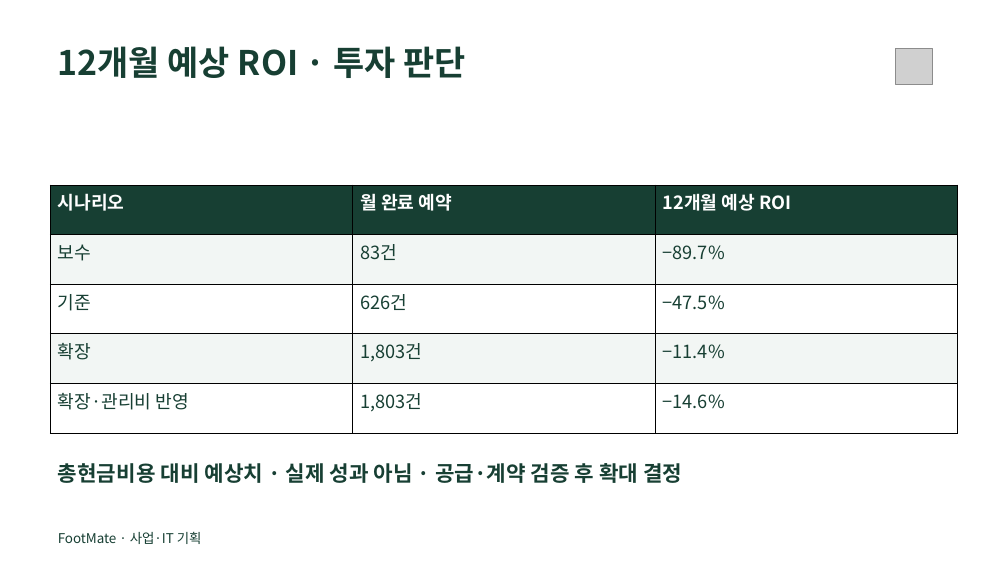
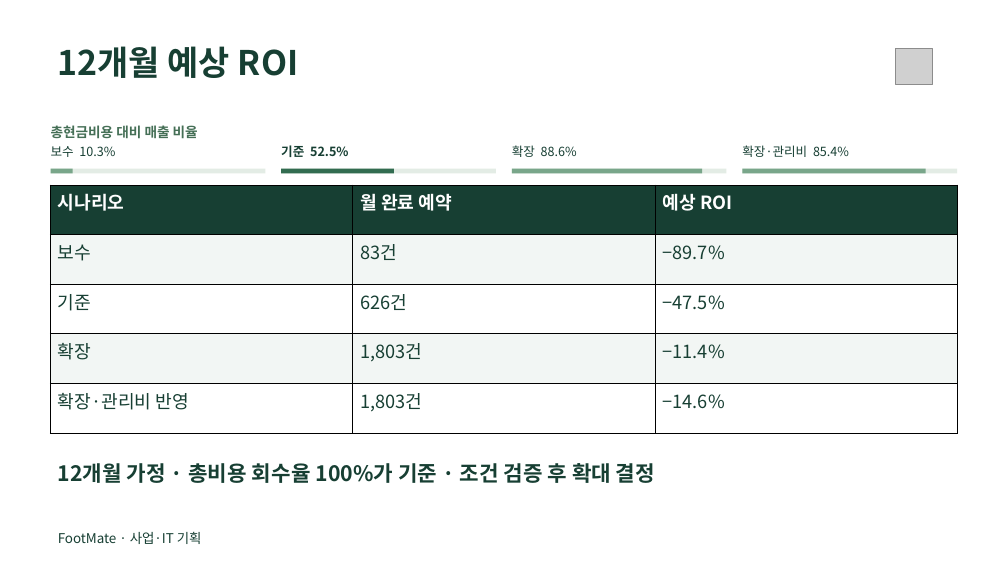
Before and after one commit to dohyunkimmm/footmate, a slide deck: slide 9 of src/case-study/downloads/footmate_report.pptx. Drawn at 1008x567 pixels with LibreOffice and Linux fonts; fonts in the diff are those of the drawing; grey boxes stand for pictures. Boxes give left, top, right and bottom in pixels: in the first picture for what was removed or moved away, otherwise in the second. Text is boxed around its words. In the diff, an @@ line names an element or a change of style, - is before the commit and + after.

```diff
--- a/src/case-study/downloads/footmate_report.pptx
+++ b/src/case-study/downloads/footmate_report.pptx
@@ text at (58,46,298,78): text changed @@
-12개월 예상 ROI · 투자 판단
+12개월 예상 ROI
@@ text added at (51,125,198,139), 13 pt, text #456F56, bold @@
+총현금비용 대비 매출 비율
@@ text added at (51,146,115,157), 12 pt, text #173F33 @@
+보수 10.3%
@@ text added at (281,145,348,157), 12 pt, text #173F33, bold @@
+기준 52.5%
@@ text added at (512,145,577,157), 12 pt, text #173F33 @@
+확장 88.6%
@@ text added at (742,145,849,157), 12 pt, text #173F33 @@
+확장·관리비 85.4%
@@ rectangle added at (51,169,265,174), fill #E3ECE5 @@
@@ rectangle added at (51,169,73,174), fill #79A68A @@
@@ rectangle added at (281,169,496,174), fill #E3ECE5 @@
@@ rectangle added at (281,169,394,174), fill #326C50 @@
@@ rectangle added at (512,169,727,174), fill #E3ECE5 @@
@@ rectangle added at (512,169,702,174), fill #79A68A @@
@@ rectangle added at (743,169,957,174), fill #E3ECE5 @@
@@ rectangle added at (743,169,926,174), fill #79A68A @@
@@ table at (51,185,958,433) @@
-row 1, column 3: 12개월 예상 ROI
+row 1, column 3: 예상 ROI
@@ text at (58,463,655,483): text changed @@
-총현금비용 대비 예상치 · 실제 성과 아님 · 공급·계약 검증 후 확대 결정
+12개월 가정 · 총비용 회수율 100%가 기준 · 조건 검증 후 확대 결정
```
Also in this commit, not shown: 5 other files.
